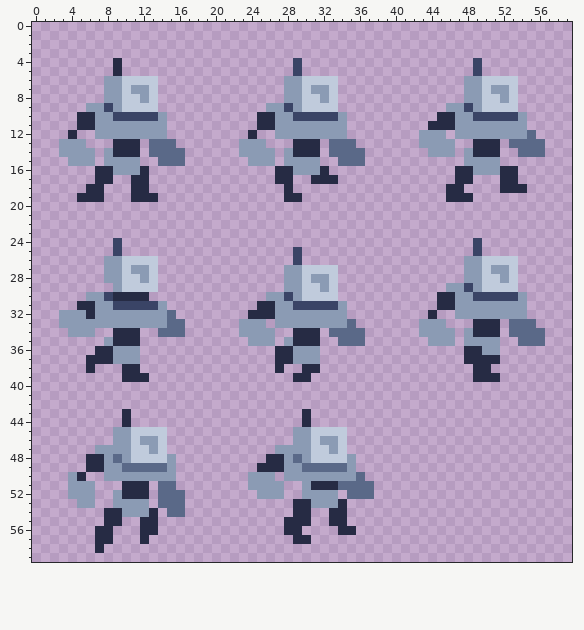
Pixel-art sprite -- Assets/Sprites/Robot_test_animations.png. The picture above was drawn from the file before the commit.
The file is 60x60 pixels.
The result:
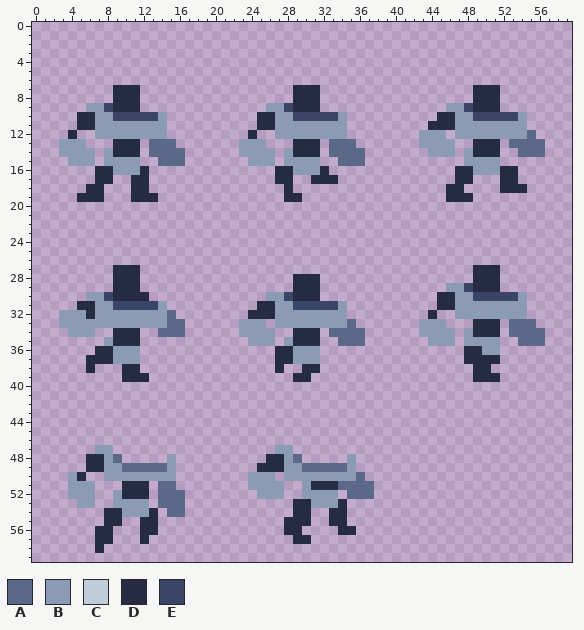
Palette (. is transparent): A #5a6988  B #8b9bb4  C #c0cbdc  D #262b44  E #3a4466
Difference:
@@ x 0..59 @@
  3 ............................................................
- 4 .........D...................E...................E..........
- 5 .........D...................E...................E..........
- 6 ........BBCCCC..............BBCCCC..............BBCCCC......
- 7 ........BBCBBC..............BBCBBC..............BBCBBC......
- 8 ........BBCCBC..............BBCCBC..............BBCCBC......
- 9 ......BBEBCCCC............BBEBCCCC............BBEBCCCC......
+ 4 ............................................................
+ 5 ............................................................
+ 6 ............................................................
+ 7 .........DDD.................DDD.................DDD........
+ 8 .........DDD.................DDD.................DDD........
+ 9 ......BBEDDD..............BBEDDD..............BBEDDD........
 10 .....DDBBEEEEEB..........DDBBEEEEEB..........DDBBEEEEEB.....
@@ x 0..59 @@
 23 ............................................................
-24 .........E.......................................E..........
-25 .........E...................E...................E..........
-26 ........BBCCCC...............E..................BBCCCC......
-27 ........BBCBBC..............BBCCCC..............BBCBBC......
-28 ........BBCCBC..............BBCBBC..............BBCCBC......
-29 .........BCCCC..............BBCCBC............BBEBCCCC......
-30 ......BBEDDDD.............BBEBCCCC...........DDBBEEEEEB.....
+24 ............................................................
+25 ............................................................
+26 ............................................................
+27 .........DDD.....................................DDD........
+28 .........DDD.................DDD.................DDD........
+29 .........DDD.................DDD..............BBEDDD........
+30 ......BBEDDDD.............BBEDDD.............DDBBEEEEEB.....
 31 .....DDBBEEEEEB..........DDBBEEEEEB..........DDBBBBBBBB.....
@@ x 7..36 @@
 42 ..............................
-43 ...D...................D......
-44 ...D...................D......
-45 ..BBCCCC..............BBCCCC..
-46 ..BBCBBC..............BBCBBC..
-47 BBBBCCBC............BBBBCCBC..
-48 DBABCCCCB..........DDBABCCCCB.
+43 ..............................
+44 ..............................
+45 ..............................
+46 ..............................
+47 BB..................BB........
+48 DBA.....B..........DDBA.....B.
 49 DBBAAAAAB.........DDDBBAAAAAB.
Pixel boxes of the changes (left, top, right, bottom) in both pictures:
changed: (104, 58, 158, 112)
changed: (284, 58, 338, 112)
changed: (464, 58, 518, 112)
changed: (104, 238, 158, 292)
changed: (464, 238, 518, 292)
changed: (284, 247, 338, 301)
erased: (113, 409, 167, 463)
erased: (293, 409, 347, 463)
